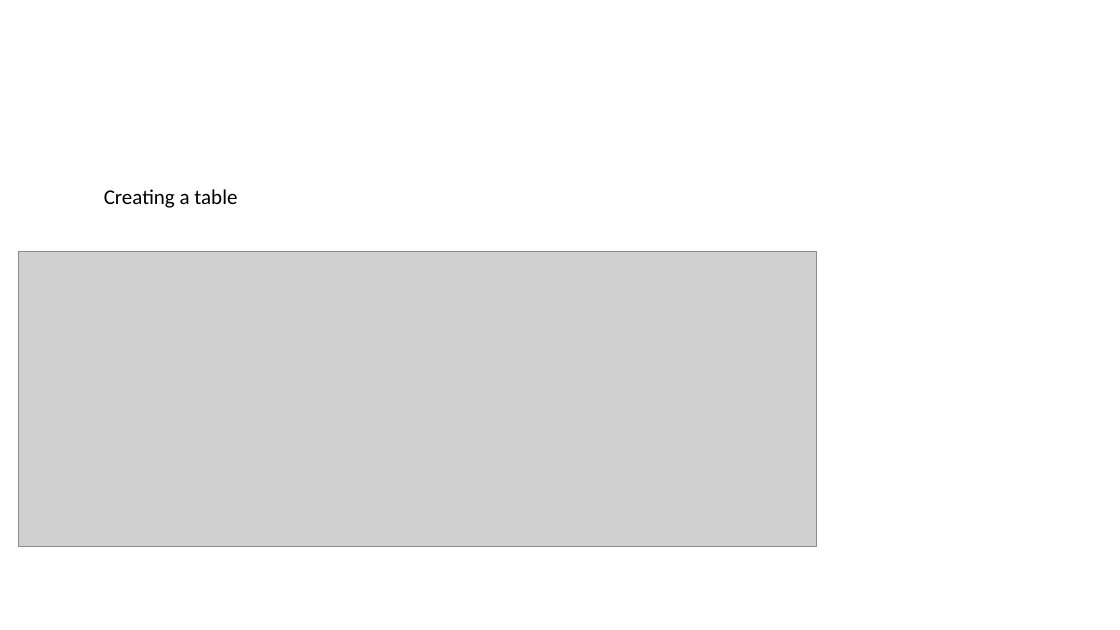
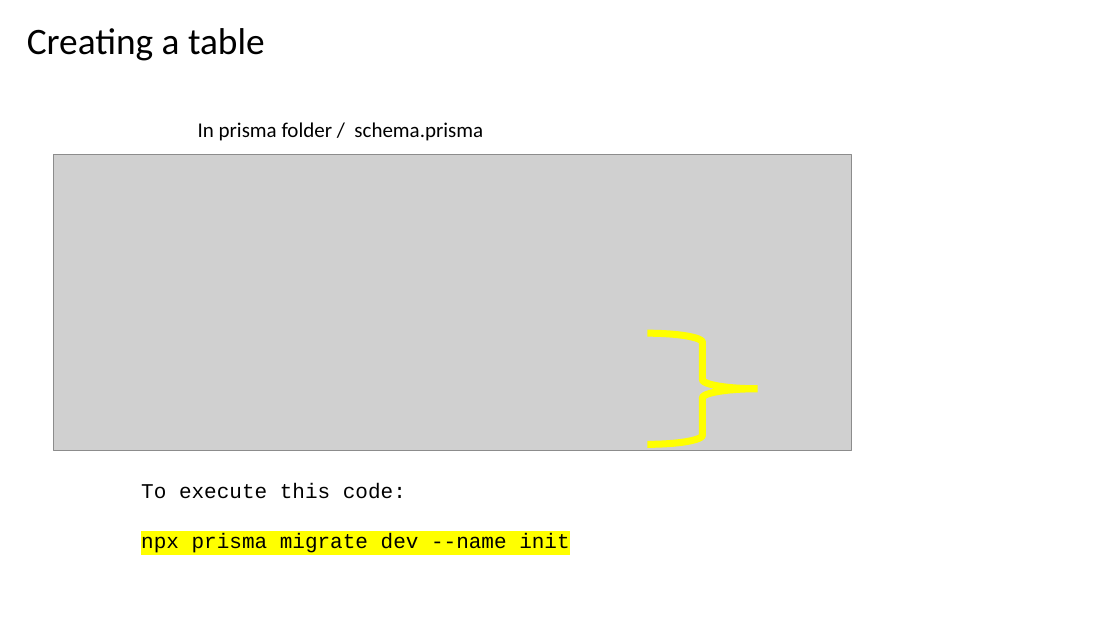
Before and after one commit to engineergrowth/Helpful-Stuff, a slide deck: slide 5 of PRISMA.pptx (slide 4 before the commit). Drawn at 1120x630 pixels with LibreOffice and Linux fonts; fonts in the diff are those of the drawing; grey boxes stand for pictures. Boxes give left, top, right and bottom in pixels: in the first picture for what was removed or moved away, otherwise in the second. Text is boxed around its words. In the diff, an @@ line names an element or a change of style, - is before the commit and + after.

```diff
--- a/PRISMA.pptx
+++ b/PRISMA.pptx
@@ text "Creating a table": place and size @@
-text "Creating a table" at bbox=[104, 189, 237, 208]
+text "Creating a table" at bbox=[27, 28, 265, 61]
@@ text "Creating a table" at bbox=[27, 28, 265, 61]: size 18 to 32 pt @@
@@ text added at bbox=[198, 122, 483, 141], 18 pt, text #000000 @@
+In prisma folder / schema.prisma
@@ picture: place and size @@
-picture at bbox=[18, 251, 817, 547]
+picture at bbox=[53, 155, 851, 450]
@@ right brace added at bbox=[648, 334, 758, 444], outline #FFFF00 6 pt @@
@@ text added at bbox=[141, 483, 569, 553], 18 pt, text #000000 @@
+To execute this code:
+npx prisma migrate dev --name init
```
Also in this commit, not shown: 11 other slides changed, 2 slides added.
